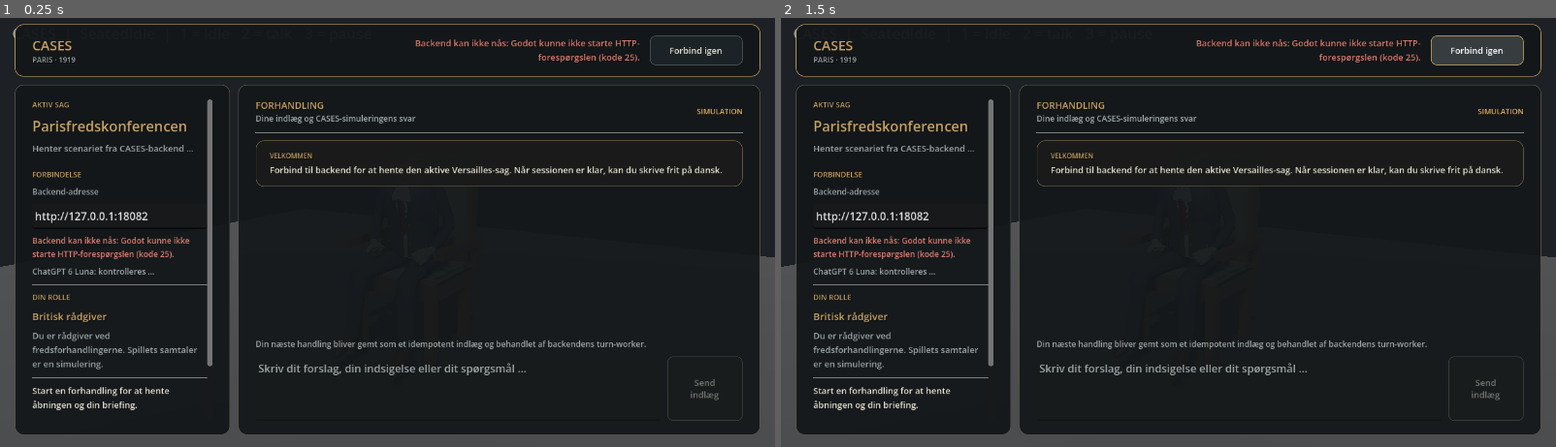
Above: before the commit, frames 1-2 (left to right).
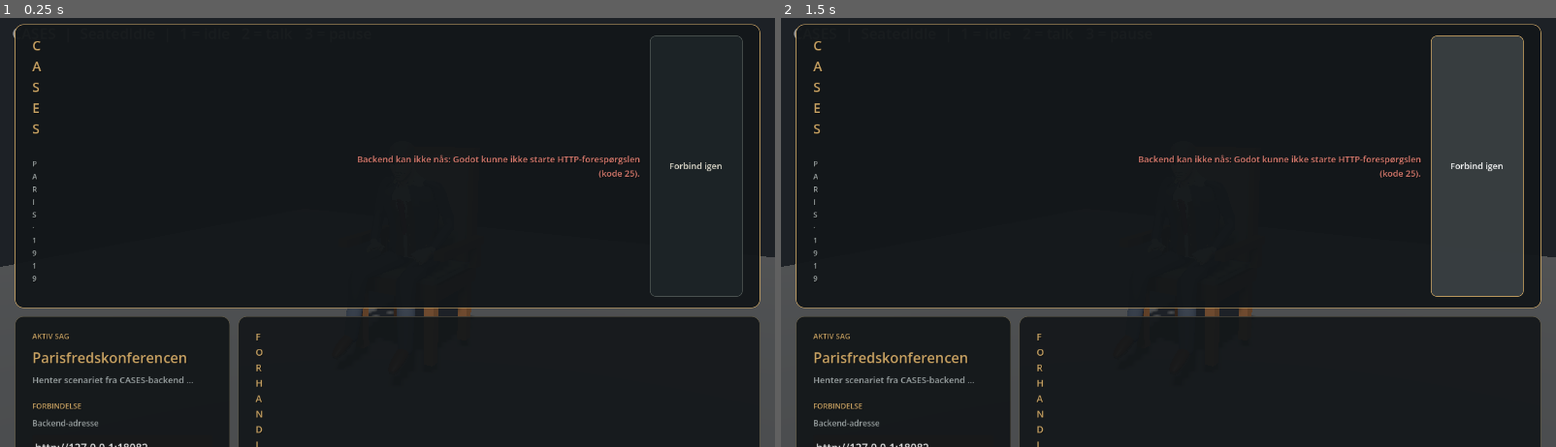
Above: after the commit, the same moments.

Repository: IdehistorieCases/Cases-GUI
Game: Godot game, scene res://scenes/game_client.tscn
The game is run twice, just before and just after one commit, with the same random seed, the same clock (stepped at 60 frames per second) and the same inputs.
Inputs:
- Up to frame 1 (0.25 s): no input
- Up to frame 2 (1.5 s): click "Forbind igen" at 0.5 s; click "Forbind igen" at 1.25 s

The runs differ from the first frame. In frame 1, 12% of the frame differs, in the area x 1-99%, y 4-100%; in frame 2, 18%.

Commit message:
Remove broken GUI layout tweak

Diff:
--- a/godot/scripts/game_client.gd
+++ b/godot/scripts/game_client.gd
@@ -160,7 +160,6 @@
 	margin.add_child(row)
 
 	var brand := VBoxContainer.new()
-	brand.custom_minimum_size = Vector2(140, 0)
 	brand.add_theme_constant_override("separation", 0)
 	brand.add_child(_make_label("CASES", 20, COLOR_GOLD, true))
 	brand.add_child(_make_label("PARIS · 1919", 11, COLOR_MUTED, true))
@@ -296,7 +295,6 @@
 	top.add_theme_constant_override("separation", 10)
 	column.add_child(top)
 	var title_block := VBoxContainer.new()
-	title_block.custom_minimum_size = Vector2(300, 0)
 	title_block.add_theme_constant_override("separation", 1)
 	title_block.add_child(_make_label("FORHANDLING", 14, COLOR_GOLD, true))
 	title_block.add_child(_make_label("Dine indlæg og CASES-simuleringens svar", 12, COLOR_MUTED))
